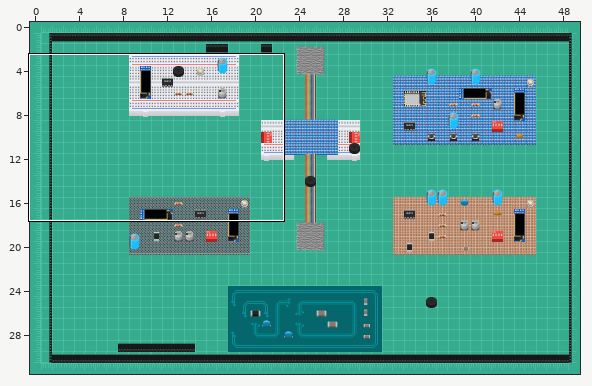
Tiled map (JSON): src/maps/mastertest2.json. The first picture is a wide view before the edit; the outline marks the close-up.
Close-up. Before the commit:
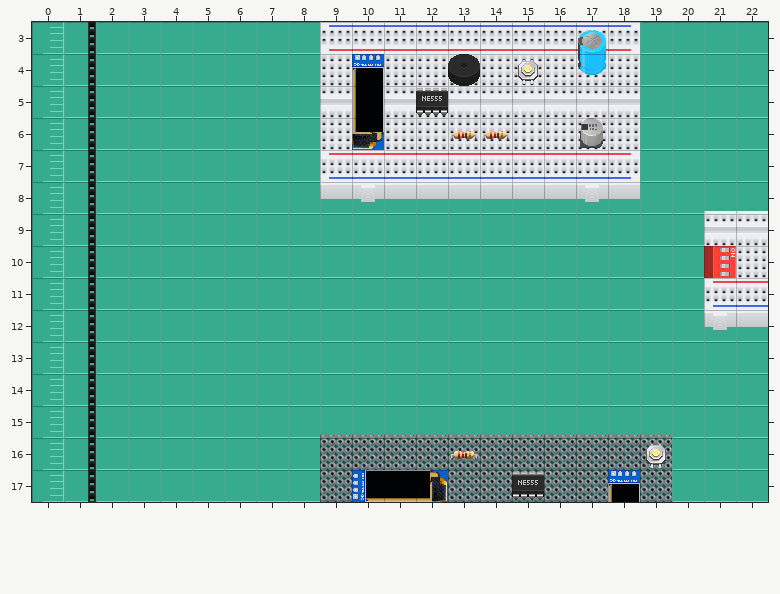
Cells are 32x32 px. Shown: x 0..22, y 3..17.
Now the later version:
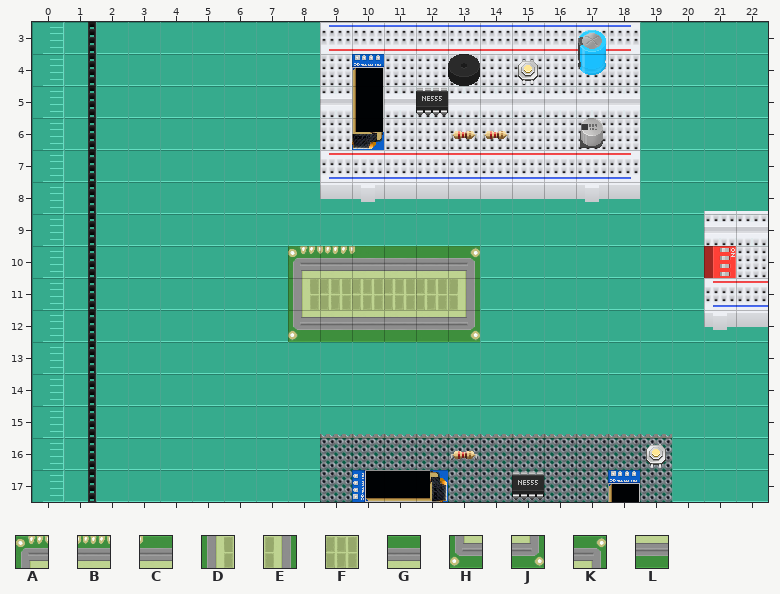
Key: from "lcd": A 0, B 1, C 2, D 3, E 3 flipped left-right, F 4, G 5, H 6, J 6 flipped left-right, K 6 turned 180, L 7.
_ is an empty cell.
The commit says: testmap new nice tiles
Diff:
Layer "Objects_Bottom":
The edit adds tile A in row 10 at x 8.
The edit adds tile B in row 10 at x 9.
The edit adds tile C in row 10 at x 10.
The edit adds tile D in row 11 at x 8.
The edit adds tile E in row 11 at x 13.
The edit adds tile F in row 11 at x 9 to 12.
The edit adds tile G in row 10 at x 11 to 12.
The edit adds tile H in row 12 at x 8.
The edit adds tile J in row 12 at x 13.
The edit adds tile K in row 10 at x 13.
The edit adds tile L in row 12 at x 9 to 12.
Boxes around the changes in both close-ups, in picture pixels (x1, y1, x2, y2):
added: (288, 246, 480, 342)
